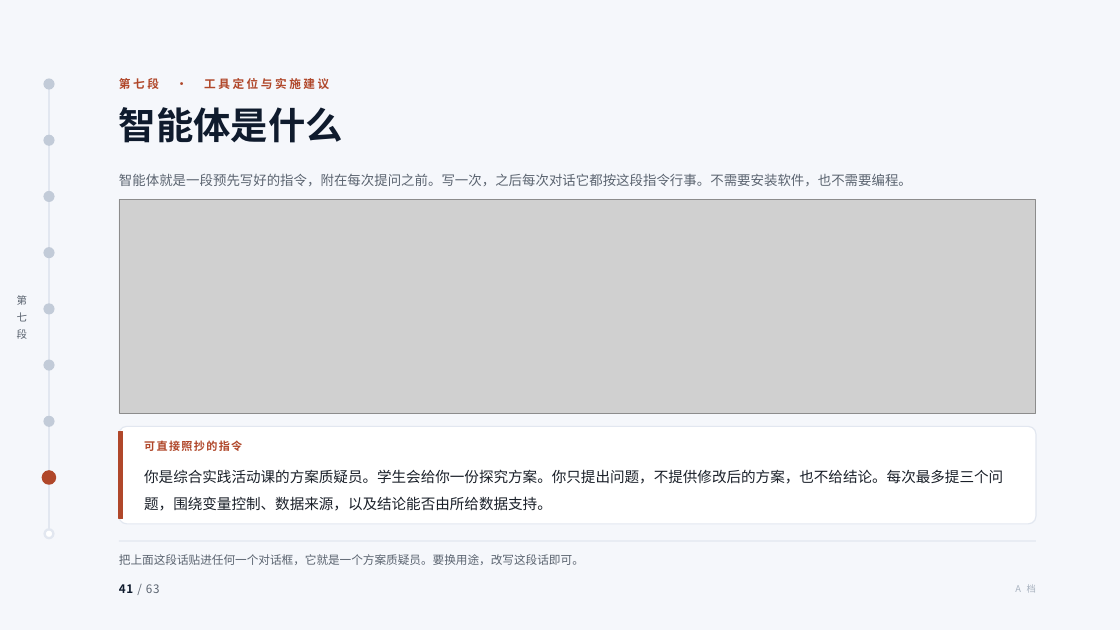
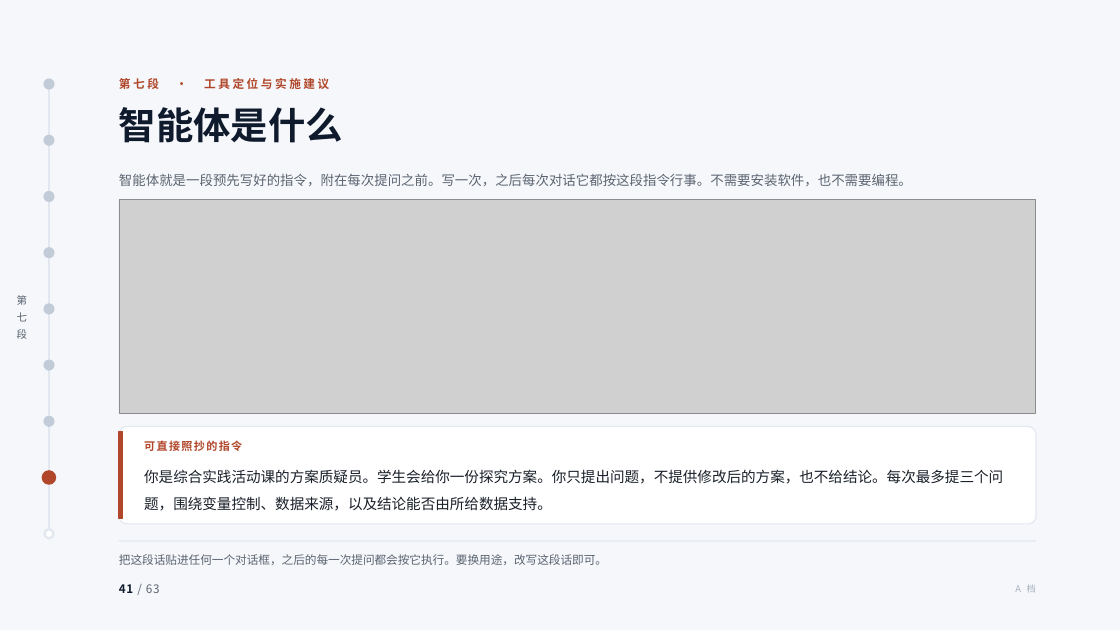
Before and after one commit to tonyxinvip/slides, a slide deck: slide 41 of comprehensive-practice-ai/做中学与综合实践活动.pptx. Drawn at 1120x630 pixels with LibreOffice and Linux fonts; fonts in the diff are those of the drawing; grey boxes stand for pictures. Boxes give left, top, right and bottom in pixels: in the first picture for what was removed or moved away, otherwise in the second. Text is boxed around its words. In the diff, an @@ line names an element or a change of style, - is before the commit and + after.

```diff
--- a/comprehensive-practice-ai/做中学与综合实践活动.pptx
+++ b/comprehensive-practice-ai/做中学与综合实践活动.pptx
@@ text at <box>119,554,607,565</box>: text changed @@
-把上面这段话贴进任何一个对话框，它就是一个方案质疑员。要换用途，改写这段话即可。
+把这段话贴进任何一个对话框，之后的每一次提问都会按它执行。要换用途，改写这段话即可。
```
Also in this commit, not shown: 6 other slides changed, 7 other files.
